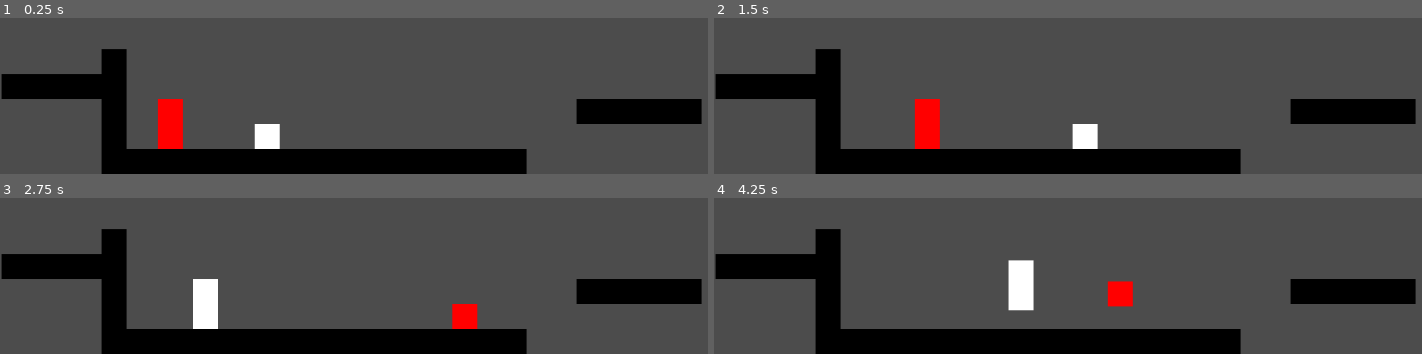
Above: before the commit, frames 1-4 (two rows, left to right).
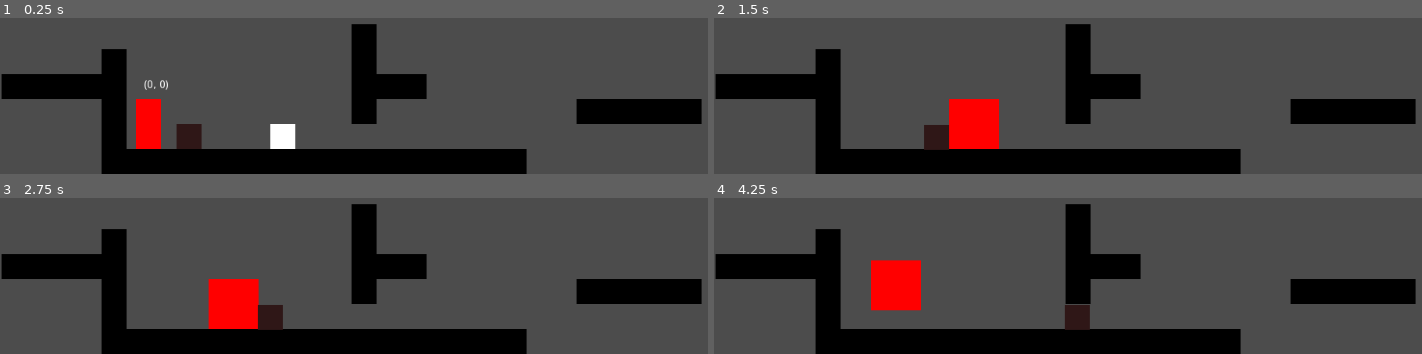
Above: after the commit, the same moments.

Repository: FireSquid6/Poltergeist-Heist
Game: Godot game, scene res://scenes/main.tscn
The game is run twice, just before and just after one commit, with the same random seed, the same clock (stepped at 60 frames per second) and the same inputs.
Inputs:
- Up to frame 1 (0.25 s): no input
- Up to frame 2 (1.5 s): tap Enter at 0.5 s; hold Right (plr_right) 0.53-1.28 s; tap X (plr_merge) at 0.6 s; tap Up (plr_jump) at 0.77 s; tap Z (plr_switch) at 0.8, 1.35 s; hold Left (plr_left) from 1.28 s (still down)
- Up to frame 3 (2.75 s): tap Up (plr_jump) at 1.52 s; tap X (plr_merge) at 1.55, 2.1 s; release Left (plr_left) at 2.03 s; hold Right (plr_right) from 2.03 s (still down); tap Z (plr_switch) at 2.3 s
- Up to frame 4 (4.25 s): tap Z (plr_switch) at 2.85, 3.8 s; tap Up (plr_jump) at 3.02, 3.77 s; tap X (plr_merge) at 3.05, 3.6 s; release Right (plr_right) at 3.53 s; hold Left (plr_left) from 3.53 s (still down)

The runs differ from the first frame. In frame 1, 6.8% of the frame differs, in the area x 19-61%, y 3-84%; in frame 2, 7.7%; in frame 3, 7.6%; in frame 4, 8.2%, in the area x 22-61%, y 3-85%.

Commit message:
add pushing

Diff:
--- a/src/instances/controller/controller.gd
+++ b/src/instances/controller/controller.gd
@@ -4,6 +4,10 @@
 onready var player_list = []
 onready var player_selected = 0
 onready var indicator = get_node("Indicator")
+onready var combined = false
+onready var combined_obj = null
+
+var combined_scene = preload("res://instances/players/combined/combined.tscn")
 
 func _ready():
 	# get all children
@@ -16,7 +20,7 @@
 	switch_player(0)
 
 func switch_player(new_index):
-	# deactivate all players
+	# make all players idle
 	for player in player_list:
 		player.state = player.STATES.IDLE
 
@@ -25,9 +29,36 @@
 	player_list[player_selected].state = player_list[player_selected].STATES.CONTROLLED
 
 
+func split():
+	# move other players to combined
+	for player in player_list:
+		player.position = combined_obj.position
+		player.state = player.STATES.IDLE
+
+	# set the active player to control
+	player_list[player_selected].state = player_list[player_selected].STATES.CONTROLLED
+
+	# destroy combined obj
+	combined_obj.queue_free()
+
+
+func combine(combine_to):
+	# deactivate all players
+	for player in player_list:
+		player.state = player.STATES.COMBINED
+
+	# spawn the combined object
+	combined_obj = combined_scene.instance()
+	add_child(combined_obj)
+
+	# move it to the correct position
+	combined_obj.position = combine_to
+	combined_obj.state = combined_obj.STATES.CONTROLLED
+
+
 func _process(delta):
 	# if the input to switch the player is recieved
-	if Input.is_action_just_pressed("plr_switch"):
+	if Input.is_action_just_pressed("plr_switch") and !combined:
 		# update player_selected
 		player_selected += 1
 		if player_selected > len(player_list) - 1:
@@ -35,3 +66,14 @@
 
 		# tell the player to start moving
 		switch_player(player_selected)
+
+	# if the input to combine players is received
+	if Input.is_action_just_pressed("plr_merge"):
+		combined = !combined
+		if combined:
+			combine(player_list[player_selected].position)
+		else:
+			split()
+
+	# update globals
+	Global.players_combined = combined
--- a/src/instances/controller/controller.tscn
+++ b/src/instances/controller/controller.tscn
@@ -1,8 +1,15 @@
-[gd_scene load_steps=2 format=2]
+[gd_scene load_steps=4 format=2]
 
 [ext_resource path="res://instances/controller/controller.gd" type="Script" id=1]
+[ext_resource path="res://instances/players/lanky/player.tscn" type="PackedScene" id=2]
+[ext_resource path="res://instances/players/stubby/stubby.tscn" type="PackedScene" id=3]
 
 [node name="Controller" type="Node2D"]
 script = ExtResource( 1 )
 
 [node name="Indicator" type="Node" parent="."]
+
+[node name="Lank" parent="." instance=ExtResource( 2 )]
+
+[node name="Stubby" parent="." instance=ExtResource( 3 )]
+position = Vector2( 9, -64 )
--- /dev/null
+++ b/src/instances/level_entities/crate/crate.gd
@@ -0,0 +1,13 @@
+extends KinematicBody2D
+class_name Crate
+
+export var heavy = false
+onready var pushable = true
+
+func push(velocity: Vector2) -> void:
+	move_and_slide(velocity, Vector2())
+
+
+func _process(_delta):
+	if heavy:
+		pushable = Global.players_combined
--- /dev/null
+++ b/src/instances/level_entities/crate/crate.tscn
@@ -0,0 +1,20 @@
+[gd_scene load_steps=3 format=2]
+
+[ext_resource path="res://instances/level_entities/crate/crate.gd" type="Script" id=1]
+
+[sub_resource type="RectangleShape2D" id=1]
+extents = Vector2( 15, 15 )
+
+[node name="Crate" type="KinematicBody2D"]
+collision_layer = 5
+script = ExtResource( 1 )
+
+[node name="CollisionShape2D" type="CollisionShape2D" parent="."]
+position = Vector2( 16, -16 )
+shape = SubResource( 1 )
+
+[node name="Polygon2D" type="Polygon2D" parent="CollisionShape2D"]
+position = Vector2( -16, 16 )
+scale = Vector2( 0.5, 0.5 )
+color = Color( 0.188235, 0.0941176, 0.0941176, 1 )
+polygon = PoolVector2Array( 0, -64, 0, 0, 64, 0, 64, -64 )
--- /dev/null
+++ b/src/instances/level_entities/crate/heavy_crate.tscn
@@ -0,0 +1,15 @@
+[gd_scene load_steps=2 format=2]
+
+[sub_resource type="RectangleShape2D" id=1]
+extents = Vector2( 32, 32 )
+
+[node name="LightCrate" type="RigidBody2D"]
+
+[node name="CollisionShape2D" type="CollisionShape2D" parent="."]
+position = Vector2( 32, -32 )
+shape = SubResource( 1 )
+
+[node name="Polygon2D" type="Polygon2D" parent="CollisionShape2D"]
+position = Vector2( -32, 32 )
+color = Color( 0.188235, 0.0941176, 0.0941176, 1 )
+polygon = PoolVector2Array( 0, -64, 0, 0, 64, 0, 64, -64 )
--- a/src/instances/players/combined/combined.tscn
+++ b/src/instances/players/combined/combined.tscn
@@ -3,13 +3,14 @@
 [ext_resource path="res://instances/players/lanky/player.gd" type="Script" id=1]
 
 [sub_resource type="RectangleShape2D" id=1]
-extents = Vector2( 16, 32 )
+extents = Vector2( 32, 32 )
 
-[node name="Player" type="KinematicBody2D"]
+[node name="Combined" type="KinematicBody2D"]
 position = Vector2( -32, -64 )
 collision_layer = 2
 collision_mask = 7
 script = ExtResource( 1 )
+jump_time = 0.05
 
 [node name="FloorDetector" type="RayCast2D" parent="."]
 position = Vector2( 32, 64 )
@@ -18,19 +19,19 @@
 collision_mask = 3
 
 [node name="FloorDetector2" type="RayCast2D" parent="."]
-position = Vector2( 0, 64 )
+position = Vector2( -32, 64 )
 enabled = true
 cast_to = Vector2( 0, 1 )
 collision_mask = 3
 
 [node name="CollisionShape2D" type="CollisionShape2D" parent="."]
-position = Vector2( 16, 32 )
+position = Vector2( 0, 32 )
 shape = SubResource( 1 )
 
 [node name="Polygon2D" type="Polygon2D" parent="CollisionShape2D"]
 position = Vector2( -1, 15.6159 )
 scale = Vector2( 1.5, 1.984 )
-polygon = PoolVector2Array( -10, -24, -10, 8.25812, 11.3333, 8.25812, 11.3333, -24 )
+polygon = PoolVector2Array( -20.6667, -24, -20.6667, 8.25811, 22, 8.25811, 22, -24 )
 __meta__ = {
 "_edit_lock_": true
 }
--- a/src/instances/players/lanky/player.gd
+++ b/src/instances/players/lanky/player.gd
@@ -1,4 +1,5 @@
 extends KinematicBody2D
+class_name Player
 
 enum STATES {
 	CONTROLLED,
@@ -51,10 +52,12 @@
 
 			# VERTICAL MOVEMENT
 			# start jump if on floor and pressed
-			if on_floor and jump:
-				on_jump()
+			if on_floor:
+				velocity.y = 0
+				if jump:
+					on_jump()
 			# if already jumping
-			if jumping:
+			elif jumping:
 				if !jump:
 					jumping = false
 			# if not on the floor, just fall
@@ -62,7 +65,19 @@
 				velocity.y += GRV
 
 			# move and get new velocity
-			velocity = move_and_slide(velocity)
+			move_and_slide(velocity)
+			if get_slide_count() > 0:
+				for i in get_slide_count():
+					# icky bad gross code
+					var crate = get_slide_collision(i).collider as Crate
+					var player = get_slide_collision(i).collider as Player
+					if on_floor:
+						if crate and crate.pushable:
+							crate.push(Vector2(velocity.x, 0))
+						elif player:
+							pass
+							#player.push(Vector2(velocity.x, 0))
+
 
 			# change color and text
 			$CollisionShape2D/Polygon2D.color = Color(1, 0, 0, 1)
@@ -111,6 +126,13 @@
 func state_set(new_state):
 	state = new_state
 
+	if state == STATES.COMBINED:
+		visible = false
+		$CollisionShape2D.disabled = true
+	else:
+		visible = true
+		$CollisionShape2D.disabled = false
+
 	match state:
 		STATES.IDLE:
 			visible = true
--- a/src/instances/players/lanky/player.tscn
+++ b/src/instances/players/lanky/player.tscn
@@ -5,7 +5,7 @@
 [sub_resource type="RectangleShape2D" id=1]
 extents = Vector2( 16, 32 )
 
-[node name="Player" type="KinematicBody2D"]
+[node name="Lanky" type="KinematicBody2D"]
 position = Vector2( -32, -64 )
 collision_layer = 2
 collision_mask = 7
@@ -41,7 +41,6 @@
 one_shot = true
 
 [node name="Label" type="Label" parent="."]
-visible = false
 margin_left = 10.0
 margin_top = -25.0
 margin_right = 50.0
--- a/src/instances/players/stubby/stubby.tscn
+++ b/src/instances/players/stubby/stubby.tscn
@@ -3,9 +3,9 @@
 [ext_resource path="res://instances/players/lanky/player.gd" type="Script" id=1]
 
 [sub_resource type="RectangleShape2D" id=1]
-extents = Vector2( 16, 16 )
+extents = Vector2( 16, 15.5 )
 
-[node name="Player" type="KinematicBody2D"]
+[node name="Stubby" type="KinematicBody2D"]
 position = Vector2( -32, -64 )
 collision_layer = 2
 collision_mask = 7
@@ -25,12 +25,12 @@
 collision_mask = 3
 
 [node name="CollisionShape2D" type="CollisionShape2D" parent="."]
-position = Vector2( 16, 48 )
+position = Vector2( 16, 48.5 )
 shape = SubResource( 1 )
 
 [node name="Polygon2D" type="Polygon2D" parent="CollisionShape2D"]
-position = Vector2( -1, 19.7119 )
-scale = Vector2( 1.5, 1.488 )
+position = Vector2( -1, 19.154 )
+scale = Vector2( 1.5, 1.46475 )
 polygon = PoolVector2Array( -10, -24, -10, -2.49459, 11.3333, -2.49459, 11.3333, -24 )
 
 [node name="Timers" type="Node" parent="."]
--- a/src/project.godot
+++ b/src/project.godot
@@ -8,6 +8,22 @@
 
 config_version=4
 
+_global_script_classes=[ {
+"base": "KinematicBody2D",
+"class": "Crate",
+"language": "GDScript",
+"path": "res://instances/level_entities/crate/crate.gd"
+}, {
+"base": "KinematicBody2D",
+"class": "Player",
+"language": "GDScript",
+"path": "res://instances/players/lanky/player.gd"
+} ]
+_global_script_class_icons={
+"Crate": "",
+"Player": ""
+}
+
 [application]
 
 config/name="Godot Wild Jam #43"
@@ -17,6 +33,10 @@
 [audio]
 
 default_bus_layout=""
+
+[autoload]
+
+Global="*res://singletons/global.gd"
 
 [importer_defaults]
 
--- a/src/scenes/main.tscn
+++ b/src/scenes/main.tscn
@@ -1,23 +1,30 @@
-[gd_scene load_steps=5 format=2]
+[gd_scene load_steps=4 format=2]
 
 [ext_resource path="res://instances/walls/walls.tscn" type="PackedScene" id=1]
-[ext_resource path="res://instances/players/lanky/player.tscn" type="PackedScene" id=2]
+[ext_resource path="res://instances/level_entities/crate/crate.tscn" type="PackedScene" id=2]
 [ext_resource path="res://instances/controller/controller.tscn" type="PackedScene" id=3]
-[ext_resource path="res://instances/players/stubby/stubby.tscn" type="PackedScene" id=4]
 
 [node name="Main" type="Node2D"]
 
 [node name="TileMap" parent="." instance=ExtResource( 1 )]
-tile_data = PoolIntArray( -196613, 0, 0, -131081, 0, 0, -131080, 0, 0, -131079, 0, 0, -131078, 0, 0, -131077, 0, 0, -65541, 0, 0, -131058, 0, 0, -131057, 0, 0, -1 …(228 unchanged characters)…
+tile_data = PoolIntArray( -327675, 0, 0, -196613, 0, 0, -262139, 0, 0, -131081, 0, 0, -131080, 0, 0, -131079, 0, 0, -131078, 0, 0, -131077, 0, 0, -196603, 0, 0, -196602, 0, 0, -196601, 0, 0, -65541, 0, 0, -131067, 0, 0, -131058, 0, 0, -131057, 0, 0, -1 …(228 unchanged characters)…
 
 [node name="Controller" parent="." instance=ExtResource( 3 )]
+position = Vector2( -28, -3 )
 
-[node name="Lanky" parent="Controller" instance=ExtResource( 2 )]
-position = Vector2( -88, -74 )
+[node name="Lank" parent="Controller" index="1"]
+position = Vector2( -88, -61 )
 
-[node name="Stubby" parent="Controller" instance=ExtResource( 4 )]
-position = Vector2( 36, -100 )
+[node name="Stubby" parent="Controller" index="2"]
+position = Vector2( 84, -61 )
+
+[node name="Entities" type="Node2D" parent="."]
+
+[node name="LightCrate" parent="Entities" instance=ExtResource( 2 )]
+position = Vector2( -64, 0 )
 
 [node name="Camera2D" type="Camera2D" parent="."]
 position = Vector2( 222, -268 )
 current = true
+
+[editable path="Controller"]
--- a/src/singletons/global.gd
+++ b/src/singletons/global.gd
@@ -2,3 +2,4 @@
 
 
 const GRAVITY = 30
+var players_combined = false
Not shown, changed: todo.md
